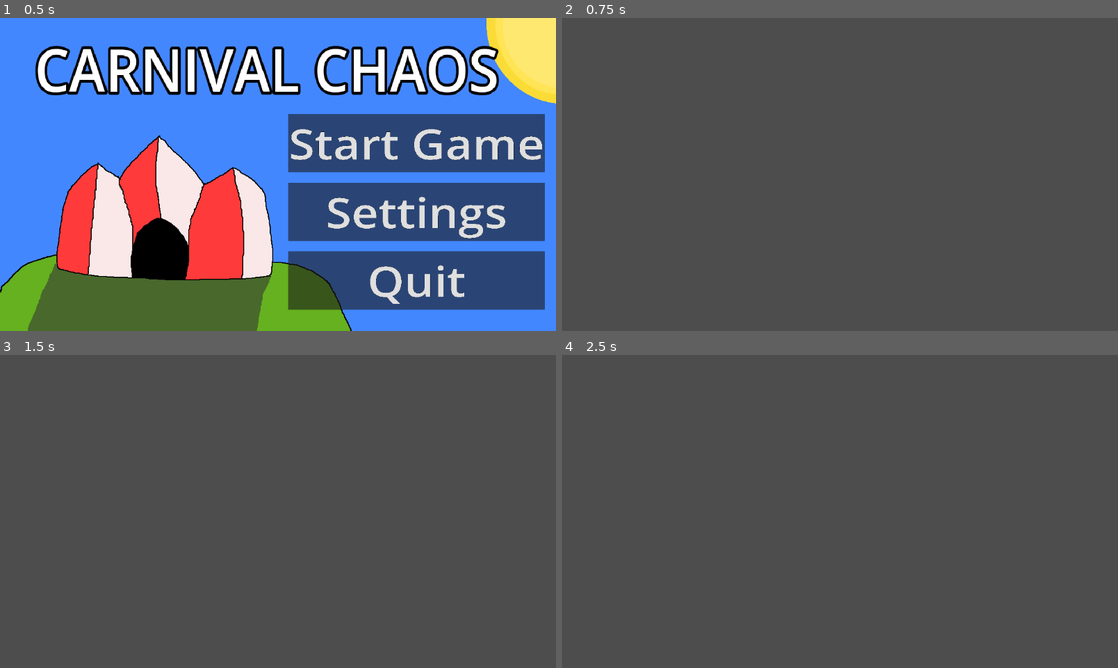
Above: before the commit, frames 1-4 (two rows, left to right).
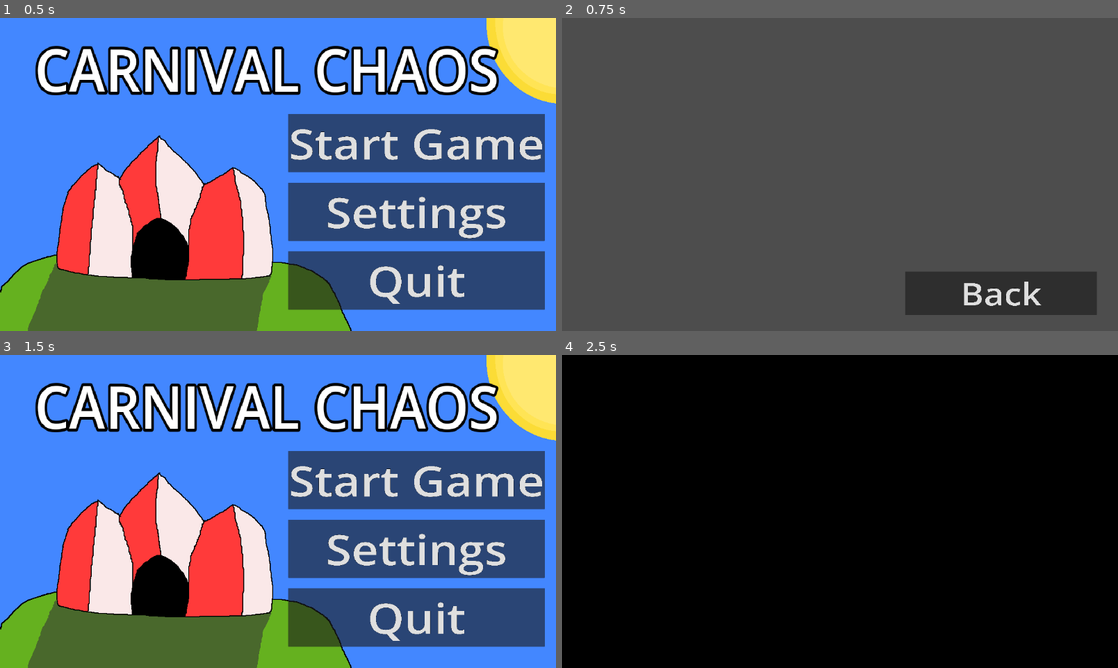
Above: after the commit, the same moments.

Repository: DinoMito1/Carnival-Chaos
Game: Godot game, scene res://Scenes/title_screen.tscn
The game is run twice, just before and just after one commit, with the same random seed, the same clock (stepped at 60 frames per second) and the same inputs.
Inputs (mouse positions are in pixels of both pictures, inside the frame that each line leads up to):
- Up to frame 1 (0.5 s): no input
- Up to frame 2 (0.75 s): click "Settings" at 0.5 s
- Up to frame 3 (1.5 s): click (439, 630) at 1.25 s, where only the run after the commit has a clickable "Back"
- Up to frame 4 (2.5 s): click (979, 480) at 2 s, where only the run after the commit has a clickable "Start Game"

Frame 1 is identical in both runs. In frame 2, 4.7% of the frame differs, in the area x 61-97%, y 81-95%; in frame 3, 100%; in frame 4, 100%, in the area x 0-100%, y 0-100%.

Commit message:
Made Level Scene and Added Settings screen

Diff:
--- a/Scenes/level_scene.gd
+++ b/Scenes/level_scene.gd
@@ -1,13 +1,59 @@
 extends Node2D
+@onready var TicketContainer: HBoxContainer = $TicketContainer
+@onready var Ticket1: TextureRect = $TicketContainer/Ticket1
+@onready var Ticket2: TextureRect = $TicketContainer/Ticket2
+@onready var Ticket3: TextureRect = $TicketContainer/Ticket3
+@onready var Ticket4: TextureRect = $TicketContainer/Ticket4
+@onready var Ticket5: TextureRect = $TicketContainer/Ticket5
+@onready var Level: RichTextLabel = $Level
+@onready var timer: RichTextLabel = $timer
 
+var time
 
 # Called when the node enters the scene tree for the first time.
 func _ready() -> void:
-	var tween = get_tree().create_tween() #fades to black
+	$"fade to black thing".show()
+	var tween = get_tree().create_tween()
 	tween.tween_property($"fade to black thing", "modulate:a", 0, .35)
-	await get_tree().create_timer(.6).timeout
+	# above code fades out the black screen when switching to this scene
+
+	await Timer(5.0)
+
+	if Global.minigames_done < 3:
+		Global.minigames_done += 1
+		get_tree().change_scene_to_file("res://Scenes/minigame_" + str(Global.minigames_done) + ".tscn")
+		#changes scene to the minigame based on how many minigames were played
+	else:
+		get_tree().change_scene_to_file("res://Scenes/title_screen.tscn")
 
 
 # Called every frame. 'delta' is the elapsed time since the previous frame.
 func _process(delta: float) -> void:
-	pass
+	match Global.lives: # makes the tickets invisible as you lose lives
+		4:
+			Ticket5.hide()
+		3:
+			Ticket5.hide()
+			Ticket4.hide()
+		2:
+			Ticket5.hide()
+			Ticket4.hide()
+			Ticket3.hide()
+		1:
+			Ticket5.hide()
+			Ticket4.hide()
+			Ticket3.hide()
+			Ticket1.hide()
+		0:
+			TicketContainer.hide()
+	timer.text = str(time) # time until minigame starts
+	Level.text = "Level " + str(Global.minigames_done) # shows what number minigame you are on
+
+func Timer(start_time: float): # function for timer countdown
+
+	time = start_time
+
+	while time >= 0.1: # loop decreases timer
+		await get_tree().create_timer(0.1).timeout
+		time -= 0.1
+	return
--- a/Scenes/level_scene.tscn
+++ b/Scenes/level_scene.tscn
@@ -15,16 +15,16 @@
 [node name="Thing That Makes The Background Darker" type="ColorRect" parent="Background" unique_id=637701075]
 layout_mode = 0
 offset_left = -25.0
-offset_top = -58.0
-offset_right = 1196.0
-offset_bottom = 684.0
-color = Color(0, 0, 0, 0.3137255)
+offset_top = -25.0
+offset_right = 1179.0
+offset_bottom = 674.0
+color = Color(0, 0, 0, 0.3529412)
 
 [node name="TicketContainer" type="HBoxContainer" parent="." unique_id=2085537672]
-offset_left = 190.0
-offset_top = 73.999985
-offset_right = 1131.0
-offset_bottom = 344.37726
+offset_left = 189.0
+offset_top = 61.0
+offset_right = 1130.0
+offset_bottom = 331.37726
 scale = Vector2(0.83950603, 0.8728545)
 
 [node name="Ticket1" type="TextureRect" parent="TicketContainer" unique_id=499294817]
@@ -53,9 +53,34 @@
 stretch_mode = 5
 
 [node name="fade to black thing" type="ColorRect" parent="." unique_id=1066875934]
+visible = false
 top_level = true
 offset_left = -29.0
 offset_top = -42.0
 offset_right = 1192.0
 offset_bottom = 700.0
 color = Color(0, 0, 0, 1)
+
+[node name="Level" type="RichTextLabel" parent="." unique_id=453881545]
+offset_left = 496.0
+offset_top = 271.0
+offset_right = 862.8876
+offset_bottom = 455.2851
+scale = Vector2(0.6294594, 0.6294594)
+theme_override_colors/default_color = Color(0, 0, 0, 1)
+theme_override_colors/font_outline_color = Color(1, 1, 1, 1)
+theme_override_constants/outline_size = 20
+theme_override_font_sizes/normal_font_size = 100
+text = "Level #"
+
+[node name="timer" type="RichTextLabel" parent="." unique_id=401670501]
+offset_left = 553.0
+offset_top = 397.00003
+offset_right = 837.37103
+offset_bottom = 570.16455
+scale = Vector2(0.6294594, 0.6294594)
+theme_override_colors/default_color = Color(0, 0, 0, 1)
+theme_override_colors/font_outline_color = Color(1, 1, 1, 1)
+theme_override_constants/outline_size = 30
+theme_override_font_sizes/normal_font_size = 120
+text = "0.0"
--- /dev/null
+++ b/Scenes/settings_scene.gd
@@ -0,0 +1,15 @@
+extends Node2D
+
+
+# Called when the node enters the scene tree for the first time.
+func _ready() -> void:
+	pass # Replace with function body.
+
+
+# Called every frame. 'delta' is the elapsed time since the previous frame.
+func _process(delta: float) -> void:
+	pass
+
+
+func _on_back_pressed() -> void:
+	get_tree().change_scene_to_file("res://Scenes/title_screen.tscn")
--- a/Scenes/settings_scene.tscn
+++ b/Scenes/settings_scene.tscn
@@ -1,3 +1,23 @@
 [gd_scene format=3 uid="uid://ba0f14xr6h5r2"]
 
+[ext_resource type="Script" uid="uid://crnl2lmo2cwhj" path="res://Scenes/settings_scene.gd" id="1_cmf5w"]
+
 [node name="Settings_scene" type="Node2D" unique_id=185360734]
+script = ExtResource("1_cmf5w")
+
+[node name="VBoxContainer" type="VBoxContainer" parent="." unique_id=762825787]
+offset_left = 711.0
+offset_top = 525.00006
+offset_right = 2354.0
+offset_bottom = 1926.0
+scale = Vector2(0.24190064, 0.21579145)
+theme_override_constants/separation = 75
+
+[node name="Back" type="Button" parent="VBoxContainer" unique_id=1681144699]
+layout_mode = 2
+theme_override_constants/outline_size = 3
+theme_override_font_sizes/font_size = 300
+text = "Back
+"
+
+[connection signal="pressed" from="VBoxContainer/Back" to="." method="_on_back_pressed"]
--- a/Scenes/title_screen.gd
+++ b/Scenes/title_screen.gd
@@ -3,9 +3,9 @@
 
 # Called when the node enters the scene tree for the first time.
 func _ready() -> void:
-	$Background/Carnival1.visible = true
-	$Background/Carnival2.visible = false
-	$Background/Carnival3.visible = false
+	$Background/Carnival1.show()
+	$Background/Carnival2.hide()
+	$Background/Carnival3.hide()
 	# timer for animation will auto start
 
 # Called every frame. 'delta' is the elapsed time since the previous frame.
@@ -14,22 +14,23 @@
 
 func _on_timer_timeout() -> void:
 	if $Background/Carnival1.visible == true:
-		$Background/Carnival2.visible = true
-		$Background/Carnival1.visible = false
+		$Background/Carnival2.show()
+		$Background/Carnival1.hide()
 
 	elif $Background/Carnival2.visible == true:
-		$Background/Carnival3.visible = true
-		$Background/Carnival2.visible = false
+		$Background/Carnival3.show()
+		$Background/Carnival2.hide()
 
 	elif $Background/Carnival3.visible == true:
-		$Background/Carnival1.visible = true
-		$Background/Carnival3.visible = false
+		$Background/Carnival1.show()
+		$Background/Carnival3.hide()
 
 func _on_start_pressed() -> void:
-	$"fade to black thing".visible = true
+	# dont forget to set the fading thing to not visible when not working on scene
+	$"fade to black thing".show()
 	var tween = get_tree().create_tween() #fades to black
 	tween.tween_property($"fade to black thing", "modulate:a", 1, .35)
-	await get_tree().create_timer(.6).timeout
+	await get_tree().create_timer(.45).timeout
 
 	get_tree().change_scene_to_file("res://Scenes/level_scene.tscn")
 
--- /dev/null
+++ b/Timer.tscn
@@ -0,0 +1,16 @@
+[gd_scene format=3 uid="uid://deypms2m4vua0"]
+
+[ext_resource type="Script" uid="uid://bbsyqbexx0feo" path="res://timer.gd" id="1_7jo7d"]
+
+[node name="Node2D" type="Node2D" unique_id=677719671]
+script = ExtResource("1_7jo7d")
+
+[node name="timer" type="RichTextLabel" parent="." unique_id=1631620332]
+offset_right = 208.0
+offset_bottom = 141.0
+scale = Vector2(1.0657209, 1.0777669)
+theme_override_colors/default_color = Color(0.5529622, 5.896017e-07, 4.813075e-07, 1)
+theme_override_colors/font_outline_color = Color(1, 1, 1, 1)
+theme_override_constants/outline_size = 20
+theme_override_font_sizes/normal_font_size = 100
+text = "0.0"
--- /dev/null
+++ b/timer.gd
@@ -0,0 +1,20 @@
+extends Node2D
+@onready var timer: RichTextLabel = $timer
+
+var time: float
+
+# Called when the node enters the scene tree for the first time.
+func _ready() -> void:
+	pass # Replace with function body.
+
+
+# Called every frame. 'delta' is the elapsed time since the previous frame.
+func _process(delta: float) -> void:
+	timer.text = str(snapped(time,0.10))
+
+func Timer(start_time: float):
+	time = start_time
+
+	while time >= 0.1:
+		await get_tree().create_timer(0.1).timeout
+		time -= 0.1
Not shown, added: Scenes/settings_scene.gd.uid
Not shown, added: timer.gd.uid
